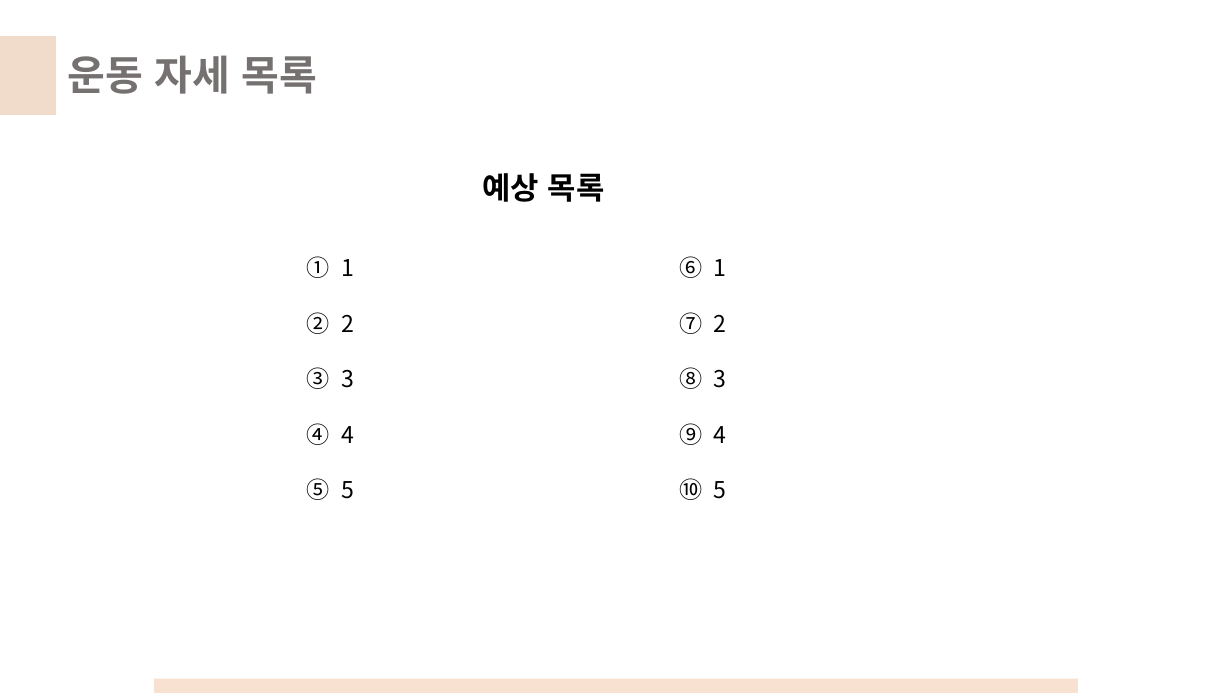
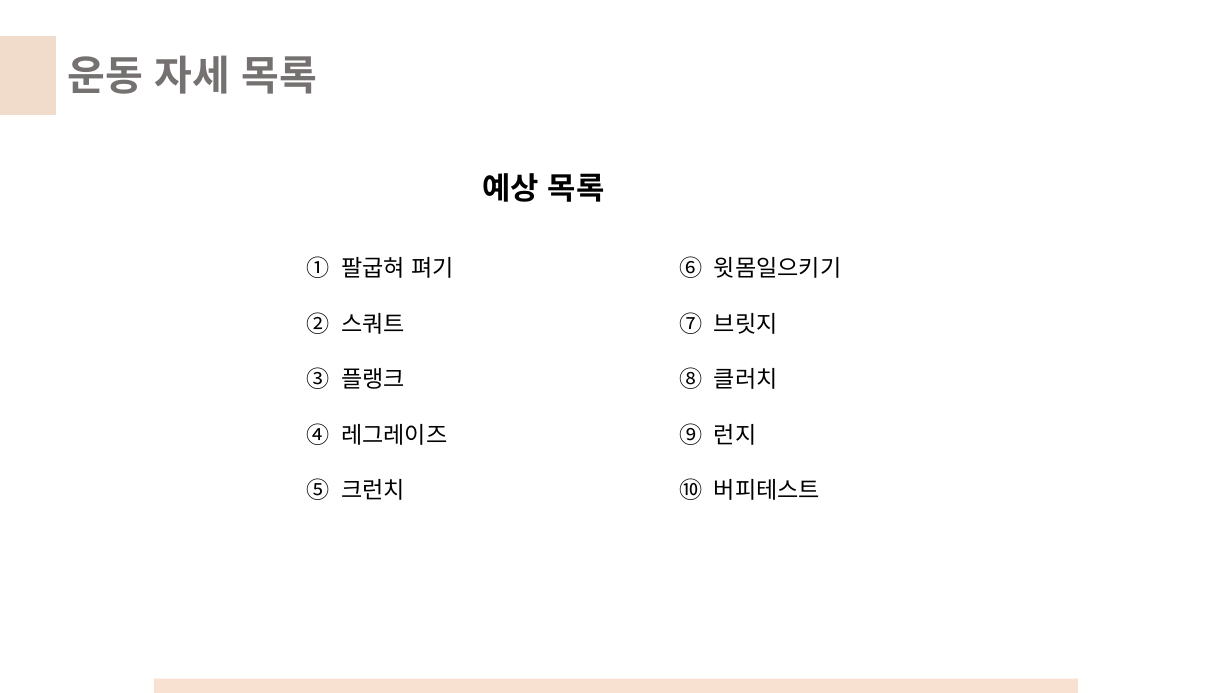
Before and after one commit to AInCT/Graduation-Design-18-1, a slide deck: slide 6 of Team-1/2018-03-14-발표자료/2018-03-14-발표자료.pptx. Drawn at 1232x693 pixels with LibreOffice and Linux fonts; fonts in the diff are those of the drawing. Boxes give left, top, right and bottom in pixels: in the first picture for what was removed or moved away, otherwise in the second. Text is boxed around its words. In the diff, an @@ line names an element or a change of style, - is before the commit and + after.

Commit message:
20180313

```diff
--- a/Team-1/2018-03-14-발표자료/2018-03-14-발표자료.pptx
+++ b/Team-1/2018-03-14-발표자료/2018-03-14-발표자료.pptx
@@ text at [341, 257, 454, 500]: text changed @@
-1. 1
-2. 2
-3. 3
-4. 4
-5. 5
+1. 팔굽혀 펴기
+2. 스쿼트
+3. 플랭크
+4. 레그레이즈
+5. 크런치
@@ text at [714, 257, 842, 500]: text changed @@
-6. 1
-7. 2
-8. 3
-9. 4
-10. 5
+6. 윗몸일으키기
+7. 브릿지
+8. 클러치
+9. 런지
+10. 버피테스트
```
